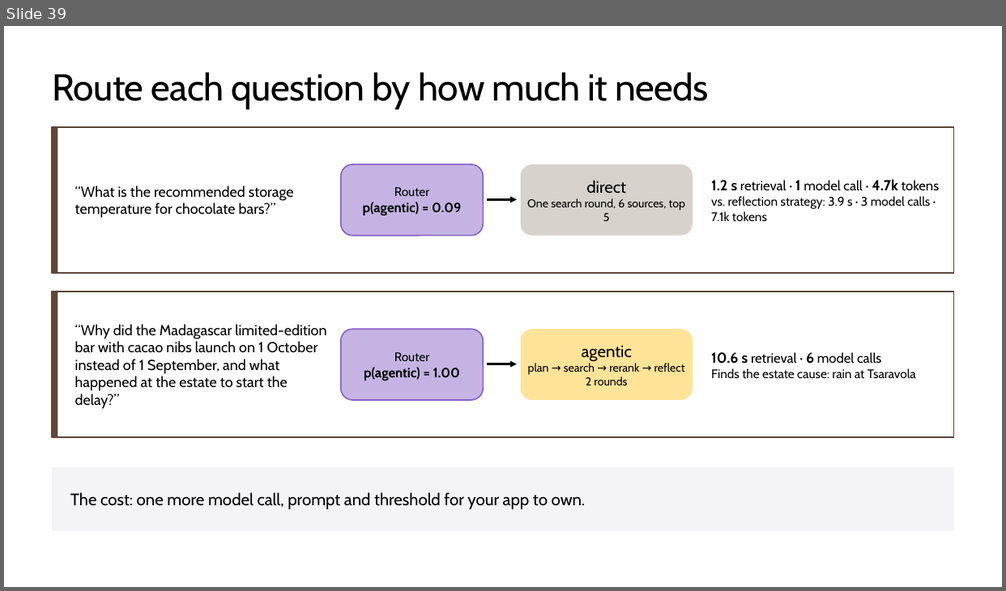
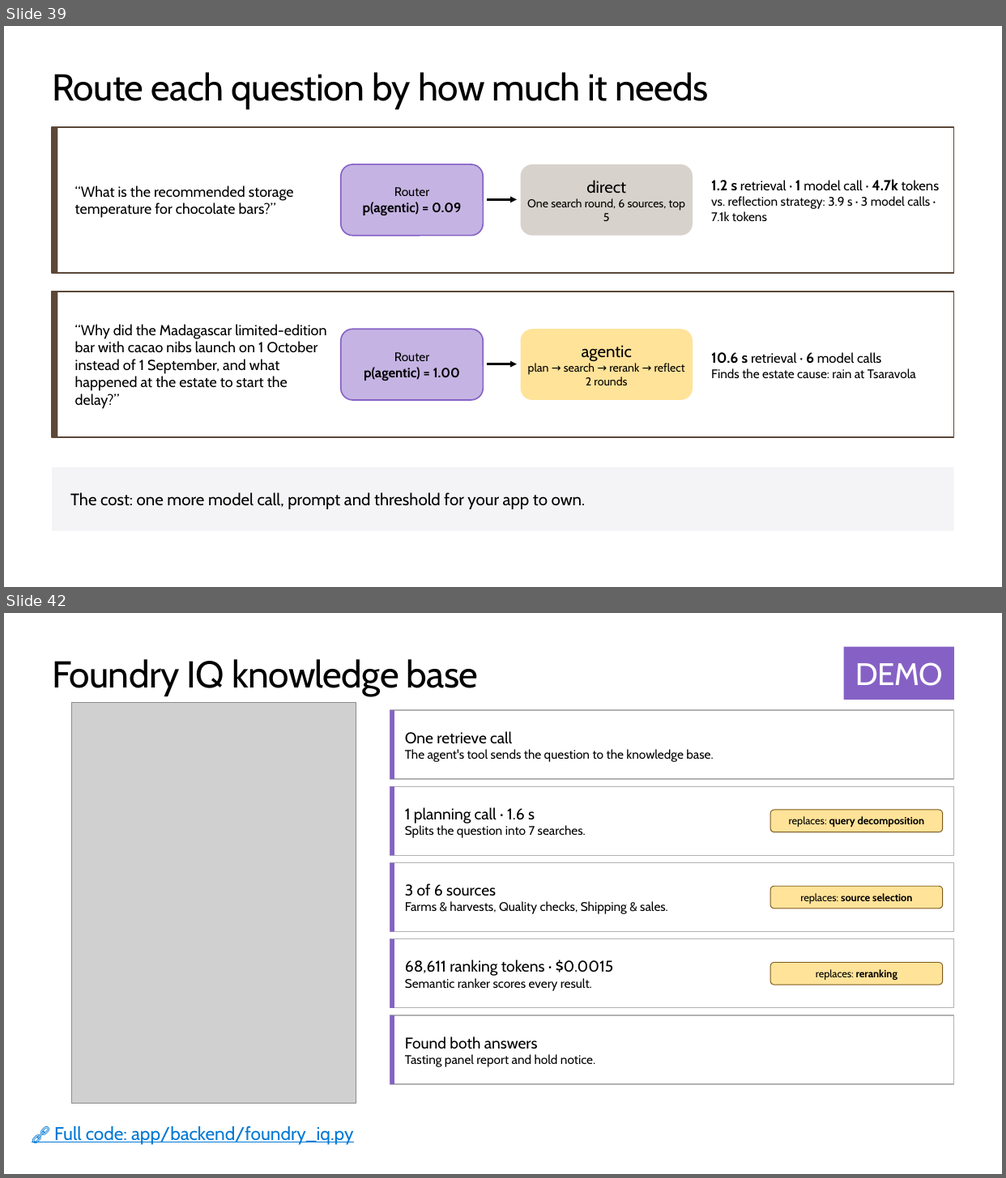
Before and after one commit to microsoft/ignite26-BRK300-building-agentic-retrieval-from-diy-to-foundry-iq, a slide deck: IgniteBRK300-WorkingDeck.pptx. Shown one above the other, each under a label of ours: slide 39 before the commit, slides 39 and 42 after it; the slides between them are not shown. The pictures are 1006x591 and 1006x1178 pixels, drawn with LibreOffice and Linux fonts; fonts in the diff are those of the drawing; grey boxes stand for pictures; background and template pictures are left out. Boxes give left, top, right and bottom in pixels: in the first picture for what was removed or moved away, otherwise in the second. Text is boxed around its words. In the diff, an @@ line names an element or a change of style, - is before the commit and + after.

Commit message:
Foundry IQ slides; one six-source knowledge base; remove MCP pages

```diff
--- a/IgniteBRK300-WorkingDeck.pptx
+++ b/IgniteBRK300-WorkingDeck.pptx
@@ slide 42 added at bbox=[4, 613, 1002, 1174], background #FFFFFF @@
@@ title added at bbox=[52, 659, 479, 696], 36 pt, text #000000 @@
+Foundry IQ knowledge base
@@ rectangle added at bbox=[844, 647, 954, 700], fill #8661C5, 30 pt, text #FFFFFF @@
+DEMO
@@ picture added at bbox=[71, 703, 356, 1103] @@
@@ rectangle added at bbox=[390, 710, 954, 779], fill #FFFFFF, outline #B1B3B3 1 pt @@
@@ rectangle added at bbox=[390, 710, 394, 779], fill #8661C5 @@
@@ text added at bbox=[405, 731, 713, 762], 12 pt, text #000000 @@
+One retrieve call
+The agent's tool sends the question to the knowledge base.
@@ rectangle added at bbox=[390, 786, 954, 855], fill #FFFFFF, outline #B1B3B3 1 pt @@
@@ rectangle added at bbox=[390, 786, 394, 855], fill #8661C5 @@
@@ text added at bbox=[405, 807, 586, 838], 12 pt, text #000000 @@
+1 planning call · 1.6 s
+Splits the question into 7 searches.
@@ rounded rectangle added at bbox=[770, 810, 943, 833], fill #FFE399, outline #7F5A1A 0.75 pt, 10 pt, text #000000, bold @@
+replaces: query decomposition
@@ rectangle added at bbox=[390, 863, 954, 932], fill #FFFFFF, outline #B1B3B3 1 pt @@
@@ rectangle added at bbox=[390, 863, 394, 932], fill #8661C5 @@
@@ text added at bbox=[405, 884, 668, 914], 12 pt, text #000000 @@
+3 of 6 sources
+Farms & harvests, Quality checks, Shipping & sales.
@@ rounded rectangle added at bbox=[770, 886, 943, 909], fill #FFE399, outline #7F5A1A 0.75 pt, 10 pt, text #000000, bold @@
+replaces: source selection
@@ rectangle added at bbox=[390, 939, 954, 1008], fill #FFFFFF, outline #B1B3B3 1 pt @@
@@ rectangle added at bbox=[390, 939, 394, 1008], fill #8661C5 @@
@@ text added at bbox=[405, 960, 614, 991], 12 pt, text #000000 @@
+68,611 ranking tokens · $0.0015
+Semantic ranker scores every result.
@@ rounded rectangle added at bbox=[770, 963, 943, 985], fill #FFE399, outline #7F5A1A 0.75 pt, 10 pt, text #000000 @@
+replaces: reranking
@@ rectangle added at bbox=[390, 1016, 954, 1084], fill #FFFFFF, outline #B1B3B3 1 pt @@
@@ rectangle added at bbox=[390, 1016, 394, 1084], fill #8661C5 @@
@@ text added at bbox=[405, 1037, 595, 1067], 12 pt, text #000000 @@
+Found both answers
+Tasting panel report and hold notice.
@@ text added at bbox=[54, 1127, 353, 1145], 17.6 pt, text #0078D4, underline @@
+🔗 Full code: app/backend/foundry_iq.py
```
Also in this commit, not shown: 7 other slides added, 21 other files.
